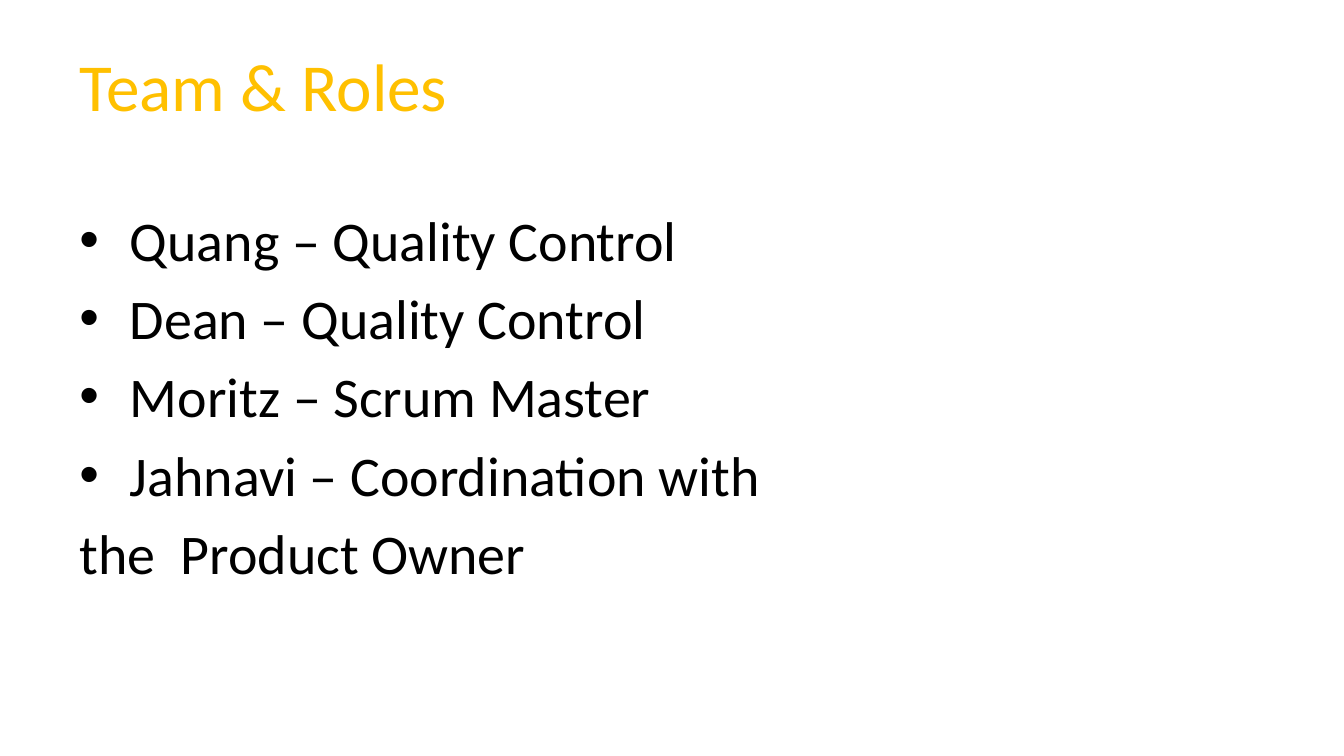
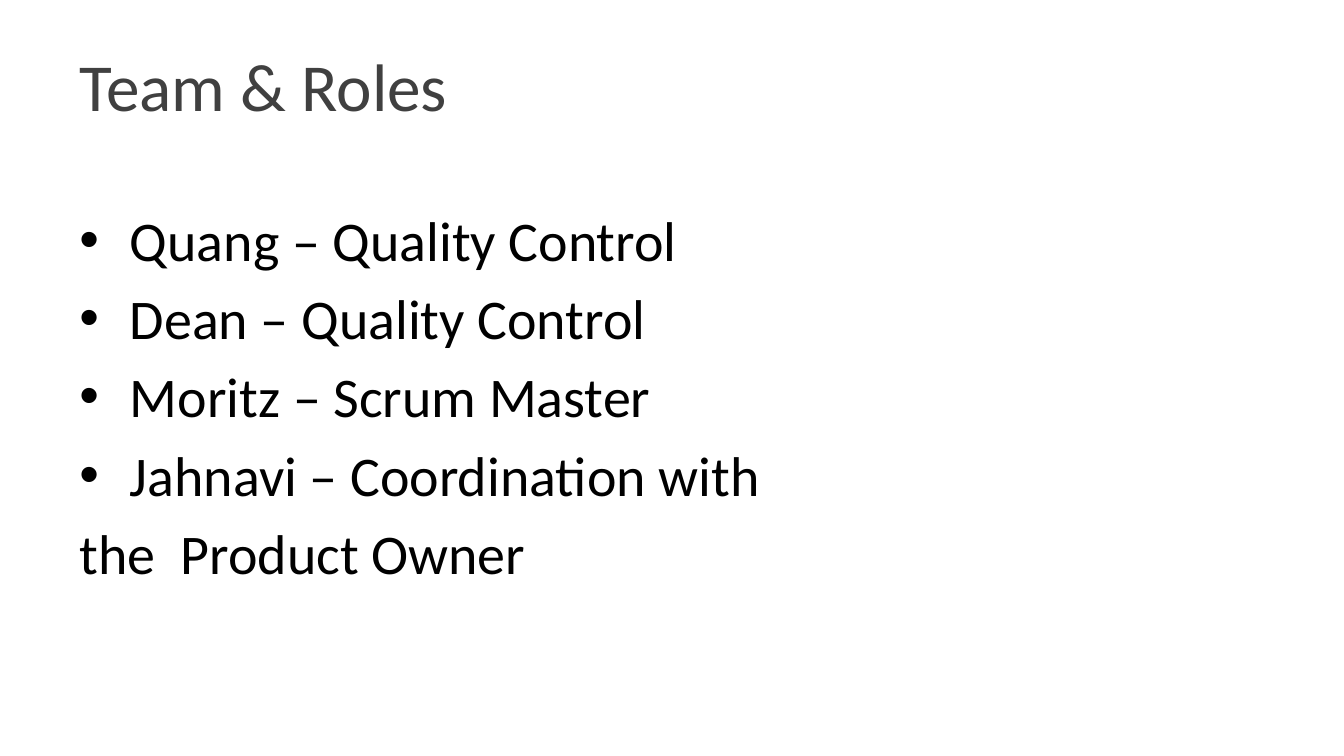
Before and after one commit to Dean161/Timebox, a slide deck: slide 2 of Publishments/03_Presentations/01_TeamPresentation_Alternative.pptx. Drawn at 1344x756 pixels with LibreOffice and Linux fonts; fonts in the diff are those of the drawing; background and template pictures are left out. Boxes give left, top, right and bottom in pixels: in the first picture for what was removed or moved away, otherwise in the second. Text is boxed around its words. In the diff, an @@ line names an element or a change of style, - is before the commit and + after.

Commit message:
presentation
Changed color of headings

```diff
--- a/Publishments/03_Presentations/01_TeamPresentation_Alternative.pptx
+++ b/Publishments/03_Presentations/01_TeamPresentation_Alternative.pptx
@@ title "Team & Roles" at bbox=[79, 64, 448, 112]: text colour #FFC000 to #404040 @@
```
Also in this commit, not shown: 7 other slides changed.
